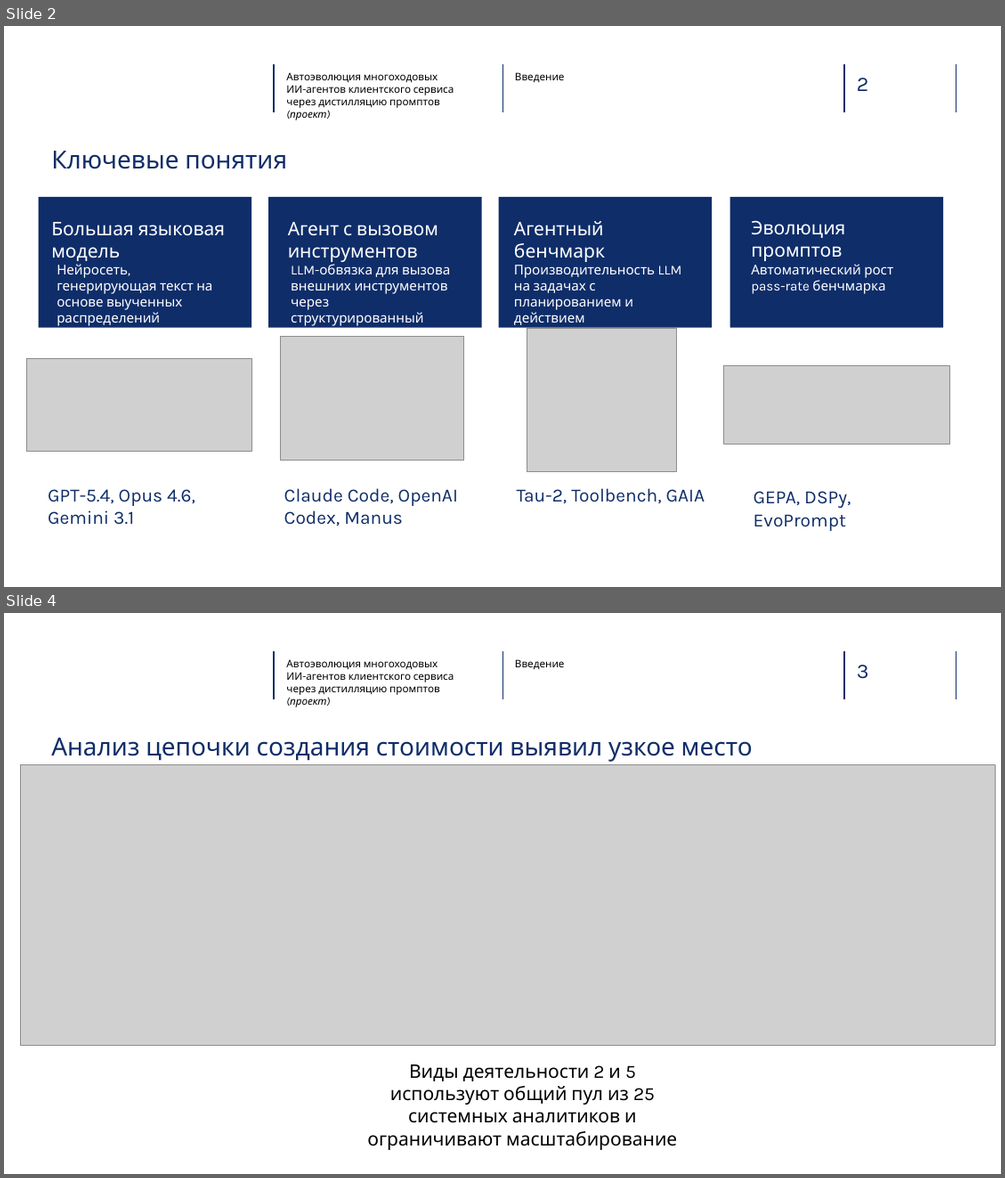
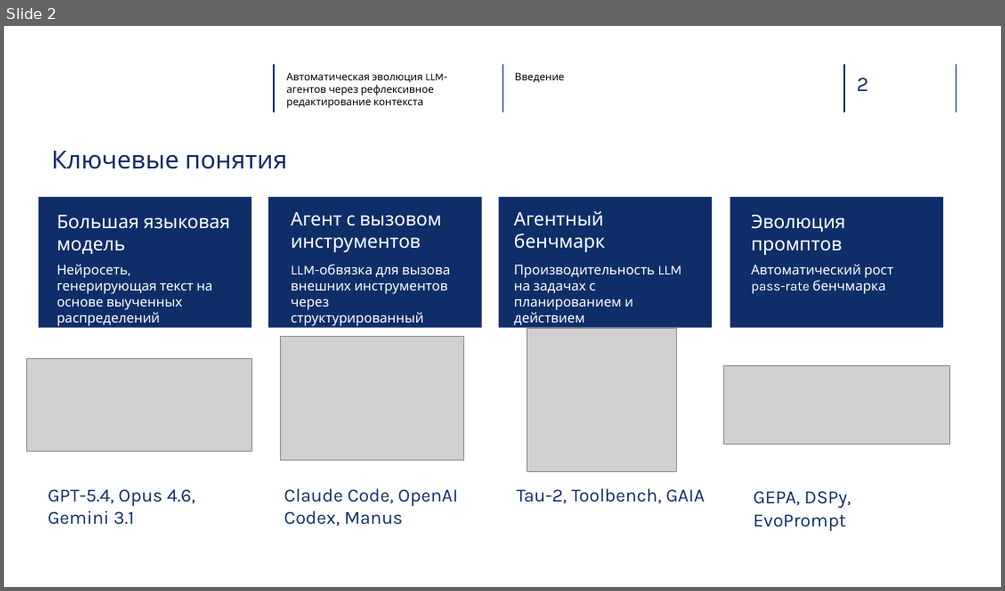
Before and after one commit to glebdementev/tau-evo, a slide deck: slides/defense_ru.pptx. Shown one above the other, each under a label of ours: slides 2 and 4 before the commit, slide 2 after it; the slides between them are not shown. The pictures are 1005x1178 and 1005x591 pixels, drawn with LibreOffice and Linux fonts; fonts in the diff are those of the drawing; grey boxes stand for pictures; background and template pictures are left out. Boxes give left, top, right and bottom in pixels: in the first picture for what was removed or moved away, otherwise in the second. Text is boxed around its words. In the diff, an @@ line names an element or a change of style, - is before the commit and + after.

```diff
--- a/slides/defense_ru.pptx
+++ b/slides/defense_ru.pptx
@@ slide 4 removed at bbox=[4, 613, 1001, 1174], background #FFFFFF @@
@@ line removed from (274, 651) to (274, 699) @@
@@ text removed at bbox=[286, 659, 454, 707] @@
-Автоэволюция многоходовых
-ИИ-агентов клиентского сервиса через дистилляцию промптов (проект)
@@ line removed from (502, 651) to (502, 699) @@
@@ text removed at bbox=[515, 659, 565, 670] @@
-Введение
@@ line removed from (844, 651) to (844, 699) @@
@@ text removed at bbox=[857, 665, 869, 679] @@
-3
@@ line removed from (956, 651) to (956, 699) @@
@@ text removed at bbox=[51, 738, 752, 762] @@
-Анализ цепочки создания стоимости выявил узкое место
@@ picture removed at bbox=[20, 765, 995, 1045] @@
@@ text removed at bbox=[367, 1064, 677, 1150] @@
-Виды деятельности 2 и 5 используют общий пул из 25 системных аналитиков и ограничивают масштабирование
@@ slide 2 changed as well @@
@@ text at bbox=[286, 72, 447, 108]: text changed @@
-Автоэволюция многоходовых
-ИИ-агентов клиентского сервиса через дистилляцию промптов (проект)
+Автоматическая эволюция LLM-агентов через рефлексивное редактирование контекста
@@ text "Большая языковая модель": place and size @@
-text "Большая языковая модель" at bbox=[51, 222, 225, 261]
+text "Большая языковая модель" at bbox=[57, 215, 230, 254]
@@ text "Агент с вызовом инструментов": place and size @@
-text "Агент с вызовом инструментов" at bbox=[288, 222, 438, 262]
+text "Агент с вызовом инструментов" at bbox=[291, 212, 442, 252]
@@ text "Агентный бенчмарк": place and size @@
-text "Агентный бенчмарк" at bbox=[514, 221, 605, 262]
+text "Агентный бенчмарк" at bbox=[514, 211, 605, 252]
@@ text "Эволюция промптов": place and size @@
-text "Эволюция промптов" at bbox=[751, 221, 845, 261]
+text "Эволюция промптов" at bbox=[751, 215, 845, 255]
```
Also in this commit, not shown: 12 other slides changed, 2 slides added, 2 other slides removed, 2 other files.
